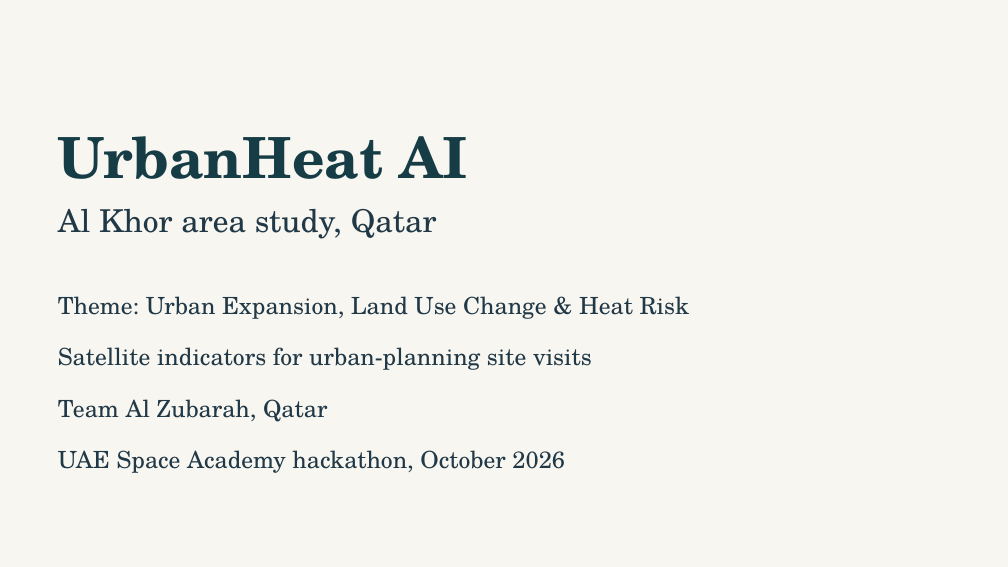
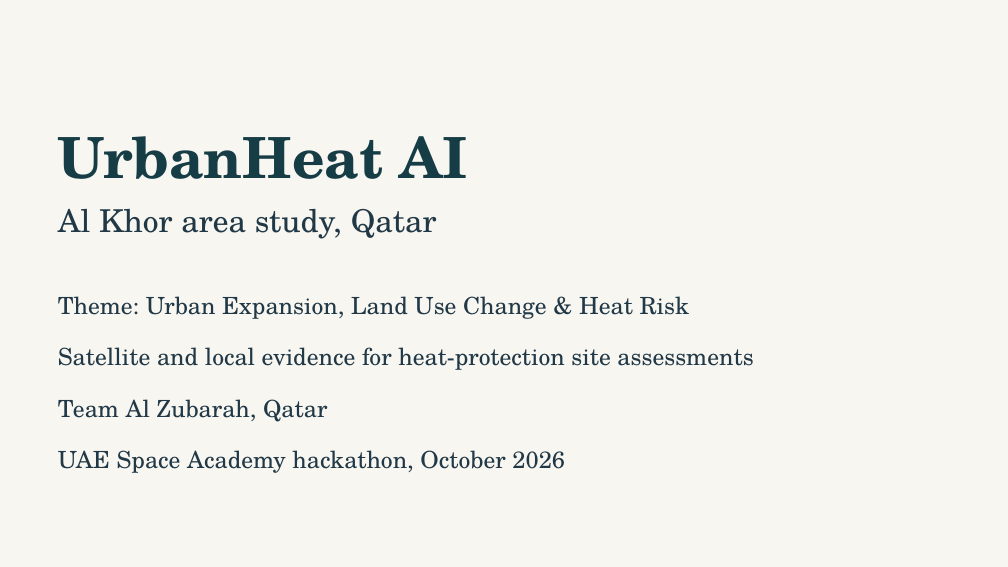
Before and after one commit to NasserAlhuri/spaceHacathon, a slide deck: slide 1 of docs/UrbanHeat-AlKhor-Pitch.pptx. Drawn at 1008x567 pixels with LibreOffice and Linux fonts; fonts in the diff are those of the drawing. Boxes give left, top, right and bottom in pixels: in the first picture for what was removed or moved away, otherwise in the second. Text is boxed around its words. In the diff, an @@ line names an element or a change of style, - is before the commit and + after.

Commit message:
Publish approved Al Khor local evidence, improved map, twelve-slide pitch and expanded verification

```diff
--- a/docs/UrbanHeat-AlKhor-Pitch.pptx
+++ b/docs/UrbanHeat-AlKhor-Pitch.pptx
@@ text at <box>58,347,753,370</box>: text changed @@
-Satellite indicators for urban-planning site visits
+Satellite and local evidence for heat-protection site assessments
```
Also in this commit, not shown: 10 other slides changed, 32 other files.
